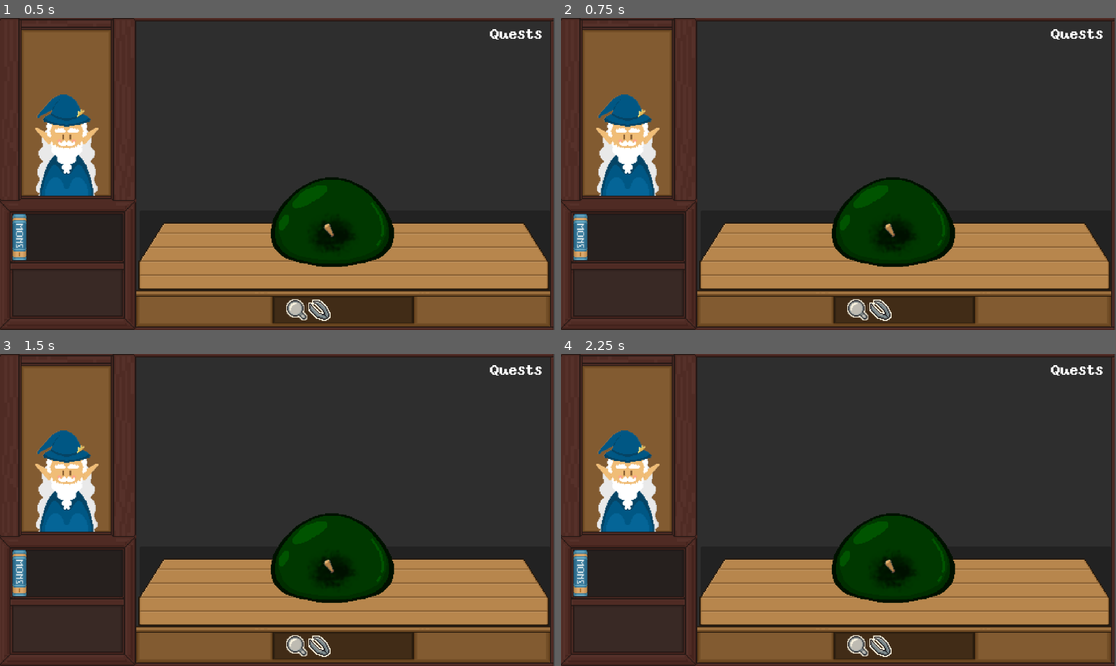
Above: before the commit, frames 1-4 (two rows, left to right).
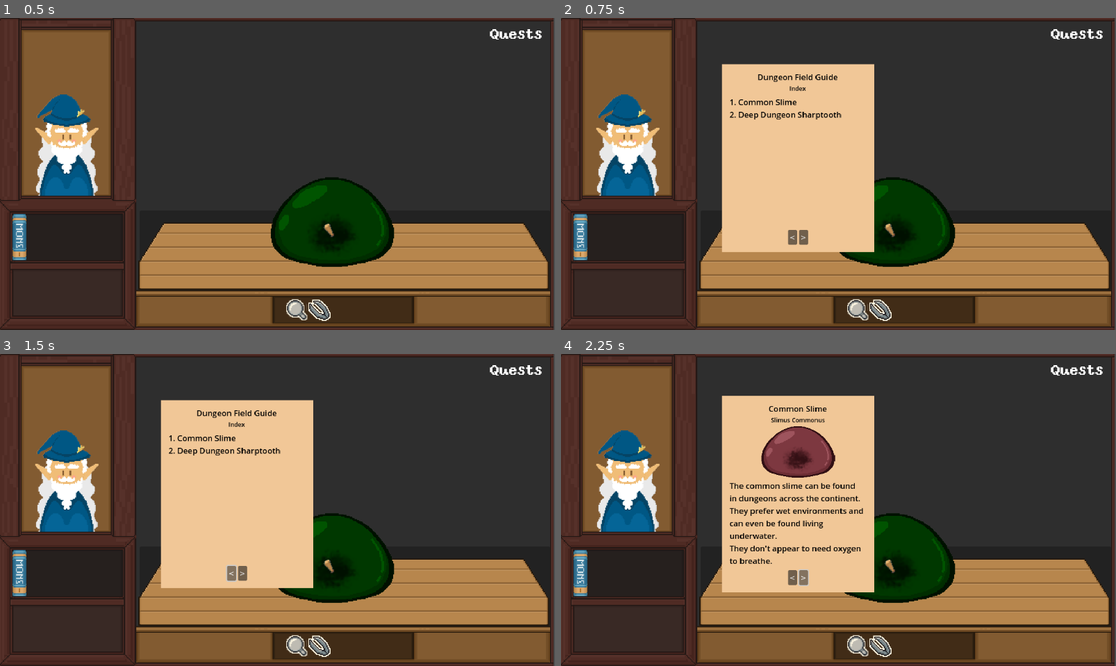
Above: after the commit, the same moments.

Repository: brekkiee/Dungeonologist
Game: Godot game, scene res://Scenes/home.tscn
Same seed, same stepped clock (60 frames per second), same inputs: the game is played once before the commit and once after it.
Inputs (mouse positions are in pixels of both pictures, inside the frame that each line leads up to):
- Up to frame 1 (0.5 s): no input
- Up to frame 2 (0.75 s): click (583, 236) at 0.5 s
- Up to frame 3 (1.5 s): click (233, 572) at 1.25 s, where only the run after the commit has a clickable "<"
- Up to frame 4 (2.25 s): click (805, 572) at 2 s, where only the run after the commit has a clickable ">"

Frame 1 is identical in both runs. In frame 2, 17% of the frame differs, in the area x 28-57%, y 14-76%; in frame 3, 17%; in frame 4, 17%, in the area x 28-57%, y 13-77%.

Commit message:
UI Bug Fix
- quest_display covered whole UI space/screen
- Changed to allow clicks on buttons
- Set mouse filters in nodes that are not buttons to 'ignore'. Or nodes with scripts with input for clicks.

Diff:
--- a/Scenes/quest_display.tscn
+++ b/Scenes/quest_display.tscn
@@ -10,6 +10,8 @@
 anchors_preset = 15
 anchor_right = 1.0
 anchor_bottom = 1.0
+offset_left = 890.0
+offset_bottom = -350.0
 grow_horizontal = 2
 grow_vertical = 2
 script = ExtResource("1_q7b5e")
